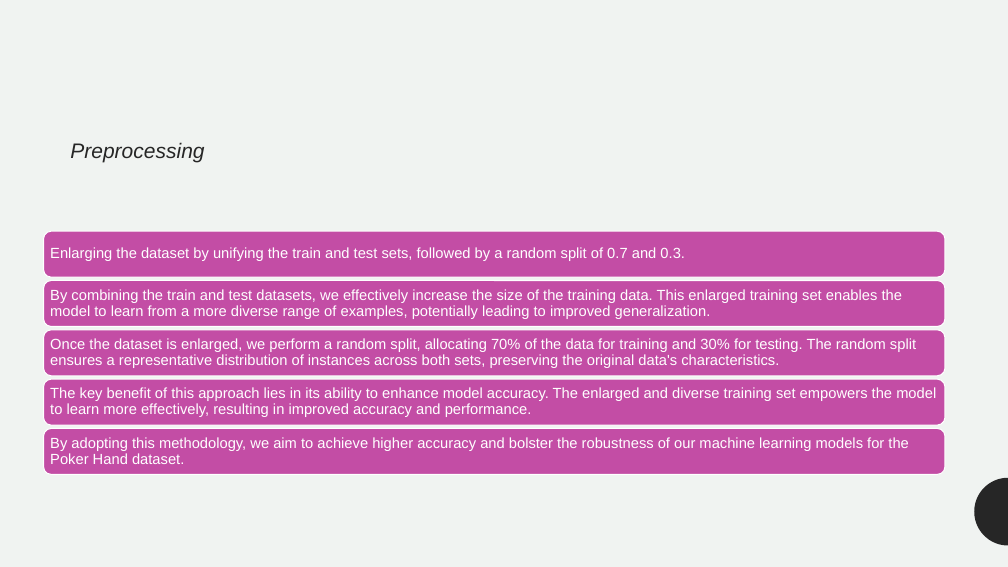
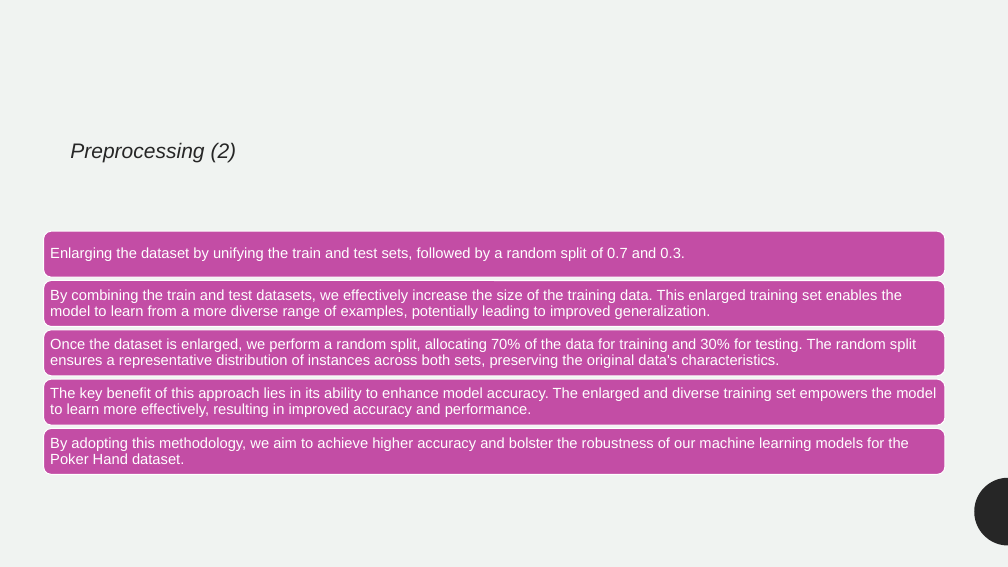
Before and after one commit to matteonestola/BDA_project, a slide deck: slide 17 of Analyzing the Poker Hand Dataset.pptx (slide 16 before the commit). Drawn at 1008x567 pixels with LibreOffice and Linux fonts; fonts in the diff are those of the drawing. Boxes give left, top, right and bottom in pixels: in the first picture for what was removed or moved away, otherwise in the second. Text is boxed around its words. In the diff, an @@ line names an element or a change of style, - is before the commit and + after.

```diff
--- a/Analyzing the Poker Hand Dataset.pptx
+++ b/Analyzing the Poker Hand Dataset.pptx
@@ text at bbox=[70, 142, 237, 163]: text changed @@
-Preprocessing
+Preprocessing (2)
```
Also in this commit, not shown: 5 other slides changed, 1 slide added.
